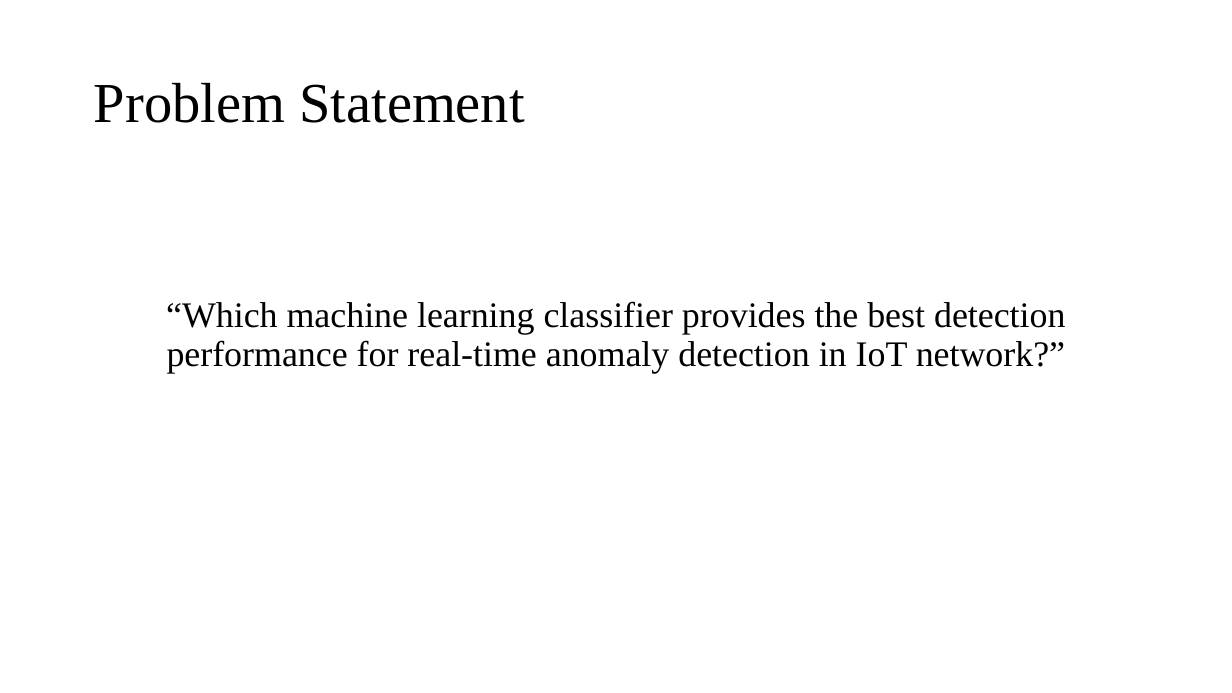
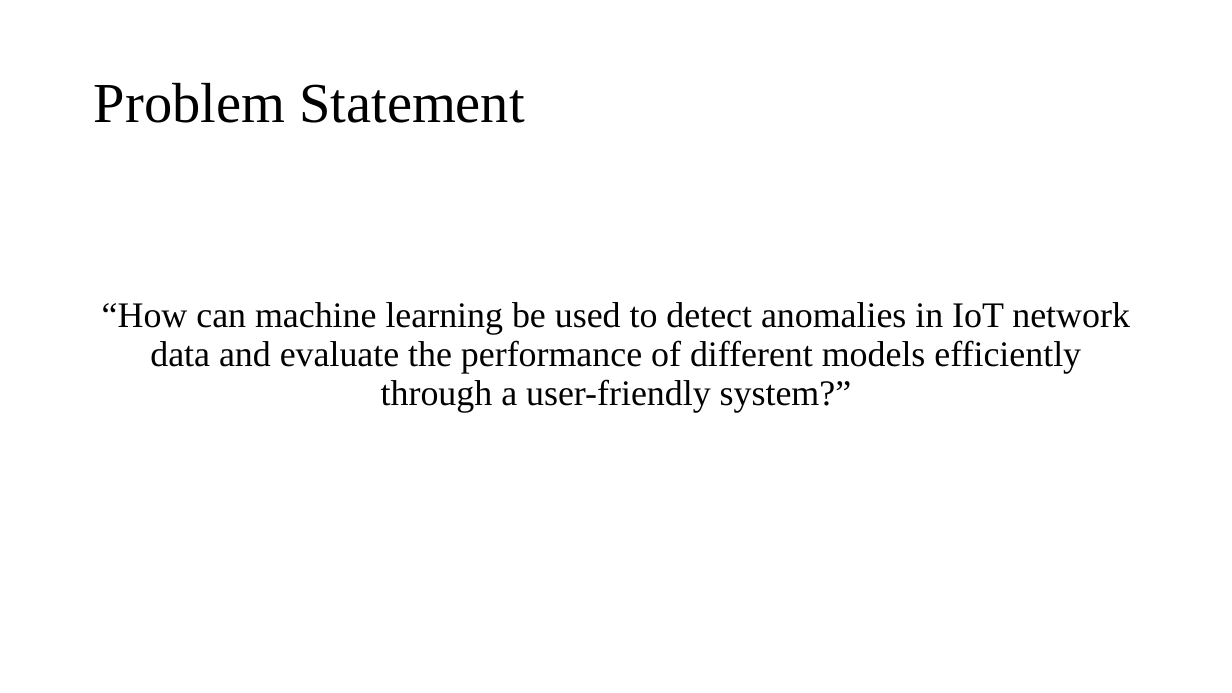
Before and after one commit to Singh177Kushagra/pbl_project, a slide deck: slide 7 of Kushagra Singh 2427030043 PBL-2 PPT.pptx. Drawn at 1232x693 pixels with LibreOffice and Linux fonts; fonts in the diff are those of the drawing. Boxes give left, top, right and bottom in pixels: in the first picture for what was removed or moved away, otherwise in the second. Text is boxed around its words. In the diff, an @@ line names an element or a change of style, - is before the commit and + after.

```diff
--- a/Kushagra Singh 2427030043 PBL-2 PPT.pptx
+++ b/Kushagra Singh 2427030043 PBL-2 PPT.pptx
@@ text at [102, 302, 1130, 412]: text changed @@
-“Which machine learning classifier provides the best detection performance for real-time anomaly detection in IoT network?”
+“How can machine learning be used to detect anomalies in IoT network data and evaluate the performance of different models efficiently through a user-friendly system?”
```
Also in this commit, not shown: 6 other slides changed, 1 slide added.
